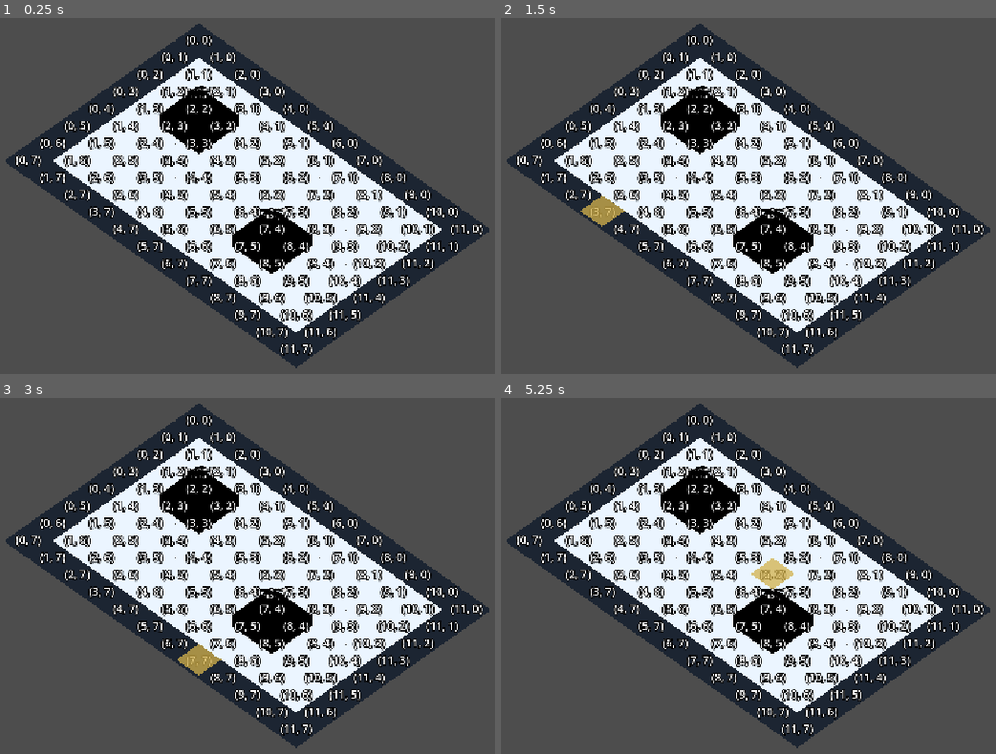
Above: before the commit, frames 1-4 (two rows, left to right).
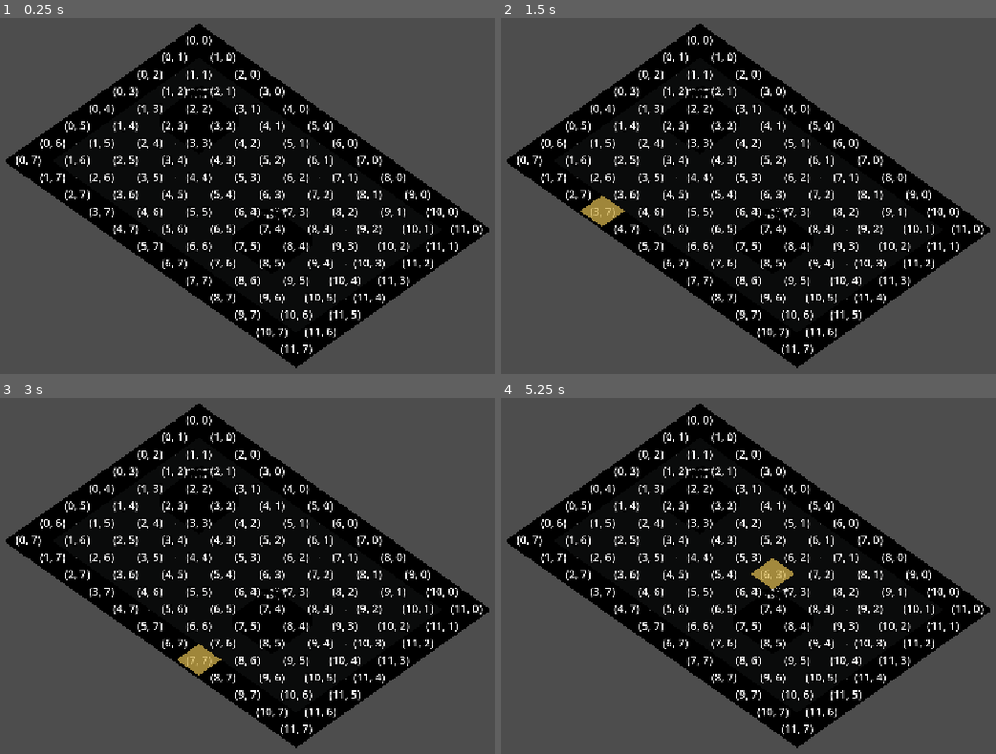
Above: after the commit, the same moments.

Repository: Ri0n72Y/automata
Game: Godot game, scene res://scenes/scene_01/scene_01_basic_packing.tscn
The game is run twice, just before and just after one commit, with the same random seed, the same clock (stepped at 60 frames per second) and the same inputs.
Inputs (mouse positions are in pixels of both pictures, inside the frame that each line leads up to):
- Up to frame 1 (0.25 s): no input
- Up to frame 2 (1.5 s): tap Enter at 0.5, 0.6 s; move the mouse to (916, 174) at 0.52 s; click (916, 174) at 0.67 s; tap Space at 1.25 s; move the mouse to (595, 217) at 1.27 s; tap R at 1.35 s; click (595, 217) at 1.42 s
- Up to frame 3 (3 s): tap Enter at 2 s; move the mouse to (321, 479) at 2.02 s; tap Q at 2.1 s; click (321, 479) at 2.17 s; tap Space at 2.75 s; move the mouse to (207, 661) at 2.77 s; tap E at 2.85 s; click (207, 661) at 2.92 s
- Up to frame 4 (5.25 s): tap Enter at 3.5, 5.1 s; move the mouse to (976, 640) at 3.52 s; tap F at 3.6 s; click (976, 640) at 3.67 s; tap Space at 4.25 s; move the mouse to (520, 511) at 4.27 s; tap G at 4.35 s; click (520, 511) at 4.42 s; move the mouse to (788, 576) at 5.02 s; click (788, 576) at 5.17 s

The runs differ from the first frame. In frame 1, 33% of the frame differs, in the area x 1-99%, y 1-99%; in frame 2, 32%; in frame 3, 32%; in frame 4, 33%.

Commit message:
[codex]refactor(grid): bind static field resources

Diff:
--- a/scripts/grid/grid_tile_view.gd
+++ b/scripts/grid/grid_tile_view.gd
@@ -10,17 +10,131 @@
 @export var boundary_color: Color = Color(0.12, 0.15, 0.2, 1.0)
 @export var ground_collision_layer: int = 1
 
+@export_group("Static Scene")
+@export var use_static_scene_tiles: bool = false
+@export_range(1, 256, 1) var static_grid_width: int = 12
+@export_range(1, 256, 1) var static_grid_height: int = 8
+@export var normal_tile_material: Material
+@export var power_tile_material: Material
+@export var boundary_tile_material: Material
+
 var _active_tile_container: Node3D
 var _draw_generation: int = 0
 var _tile_count: int = 0
 
 
+func _ready() -> void:
+	if use_static_scene_tiles:
+		_bind_static_scene()
+
+
 func draw(model: GridModelScript) -> void:
 	rebuild(model)
 
 
 func rebuild(model: GridModelScript) -> void:
-	if _active_tile_container != null:
+	if use_static_scene_tiles and _apply_model_to_static_scene(model):
+		return
+	_rebuild_dynamic(model)
+
+
+func get_tile_count() -> int:
+	return _tile_count
+
+
+func get_tile_node(cell: Vector2i) -> MeshInstance3D:
+	if use_static_scene_tiles:
+		return get_node_or_null(
+			"Tiles/Row_%d/Tile_%d" % [cell.y, cell.x]
+		) as MeshInstance3D
+	if _active_tile_container == null:
+		return null
+	return _active_tile_container.get_node_or_null(
+		"Tiles/Tile_%d_%d" % [cell.x, cell.y]
+	) as MeshInstance3D
+
+
+func get_ground_body() -> StaticBody3D:
+	if use_static_scene_tiles:
+		return get_node_or_null("GroundBody") as StaticBody3D
+	if _active_tile_container == null:
+		return null
+	return _active_tile_container.get_node_or_null("GroundBody") as StaticBody3D
+
+
+func _bind_static_scene() -> bool:
+	var tiles := get_node_or_null("Tiles") as Node3D
+	var ground_body := get_node_or_null("GroundBody") as StaticBody3D
+	if tiles == null or ground_body == null:
+		return false
+	_active_tile_container = self
+	_tile_count = 0
+	for cell_y in range(static_grid_height):
+		for cell_x in range(static_grid_width):
+			if get_tile_node(Vector2i(cell_x, cell_y)) != null:
+				_tile_count += 1
+	return true
+
+
+func _apply_model_to_static_scene(model: GridModelScript) -> bool:
+	if model == null or not _bind_static_scene():
+		return false
+	if model.width > static_grid_width or model.height > static_grid_height:
+		return false
+
+	var tiles := get_node_or_null("Tiles") as Node3D
+	if tiles == null:
+		return false
+	tiles.position = model.local_origin
+	tiles.scale = Vector3(model.cell_size, 1.0, model.cell_size)
+
+	_tile_count = 0
+	for cell_y in range(static_grid_height):
+		for cell_x in range(static_grid_width):
+			var cell := Vector2i(cell_x, cell_y)
+			var tile := get_tile_node(cell)
+			if tile == null:
+				continue
+			var inside_model := cell_x < model.width and cell_y < model.height
+			tile.visible = inside_model
+			if not inside_model:
+				continue
+			tile.material_override = _static_material_for_cell_type(model.get_cell_type(cell))
+			_tile_count += 1
+
+	var ground_body := get_ground_body()
+	if ground_body != null:
+		ground_body.collision_layer = ground_collision_layer
+		var ground_shape := ground_body.get_node_or_null("GroundShape") as CollisionShape3D
+		if ground_shape != null:
+			var box_shape := ground_shape.shape as BoxShape3D
+			if box_shape != null:
+				var ground_depth := maxf(tile_height, 0.05)
+				box_shape.size = Vector3(
+					float(model.width) * model.cell_size,
+					ground_depth,
+					float(model.height) * model.cell_size
+				)
+				ground_shape.position = model.local_origin + Vector3(
+					float(model.width) * model.cell_size * 0.5,
+					-ground_depth * 0.5,
+					float(model.height) * model.cell_size * 0.5
+				)
+	return true
+
+
+func _static_material_for_cell_type(cell_type: int) -> Material:
+	match cell_type:
+		GridModelScript.CellType.NORMAL_TILE:
+			return normal_tile_material
+		GridModelScript.CellType.WHITE_POWER_TILE:
+			return power_tile_material
+		_:
+			return boundary_tile_material
+
+
+func _rebuild_dynamic(model: GridModelScript) -> void:
+	if _active_tile_container != null and _active_tile_container != self:
 		_active_tile_container.queue_free()
 		_active_tile_container = null
 	_tile_count = 0
@@ -59,7 +173,7 @@
 				boundary_material
 			)
 			tile.position = model.cell_to_position(cell) - Vector3.UP * tile_height * 0.5
-			tile.cast_shadow = GeometryInstance3D.SHADOW_CASTING_SETTING_OFF
+			tile.cast_shadow = GeometryInstance3D.SHADOW_CASTING_SETTING_ON
 			tiles.add_child(tile)
 			_tile_count += 1
 
@@ -87,31 +201,14 @@
 	ground_body.add_child(ground_shape)
 
 
-func get_tile_count() -> int:
-	return _tile_count
-
-
-func get_tile_node(cell: Vector2i) -> MeshInstance3D:
-	if _active_tile_container == null:
-		return null
-	return _active_tile_container.get_node_or_null(
-		"Tiles/Tile_%d_%d" % [cell.x, cell.y]
-	) as MeshInstance3D
-
-
-func get_ground_body() -> StaticBody3D:
-	if _active_tile_container == null:
-		return null
-	return _active_tile_container.get_node_or_null("GroundBody") as StaticBody3D
-
-
 func _create_tile_material(color: Color, use_emission: bool = false) -> StandardMaterial3D:
 	var material := StandardMaterial3D.new()
-	material.shading_mode = BaseMaterial3D.SHADING_MODE_UNSHADED
 	material.albedo_color = color
+	material.metallic = 0.04
+	material.roughness = 0.8
 	if use_emission:
 		material.emission_enabled = true
-		material.emission = color
+		material.emission = color * 0.18
 		material.emission_energy_multiplier = 0.35
 	return material
 
